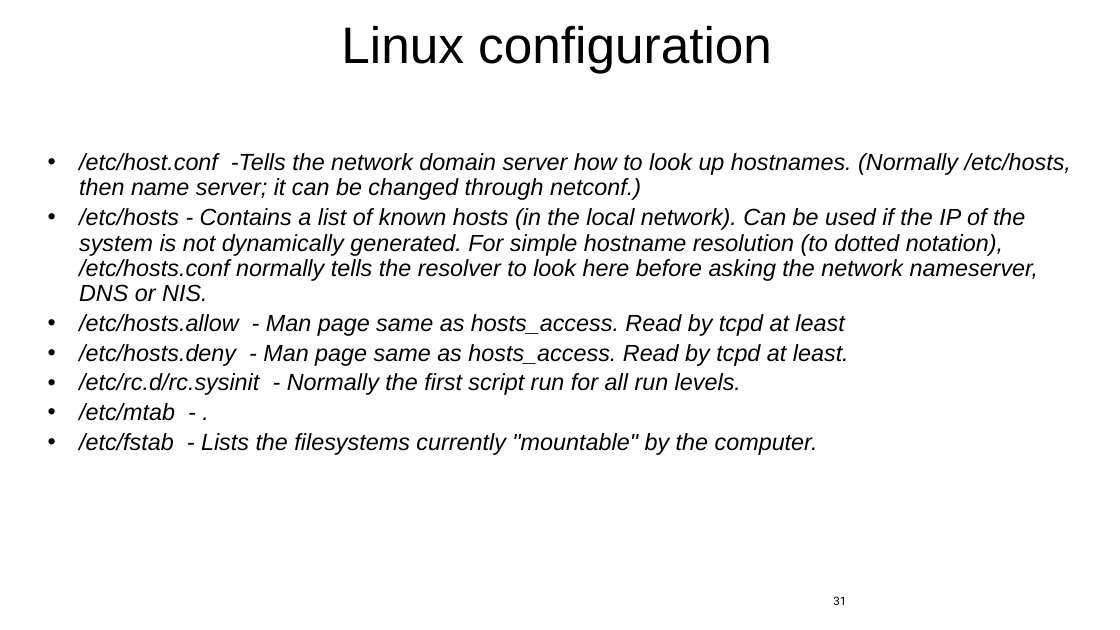
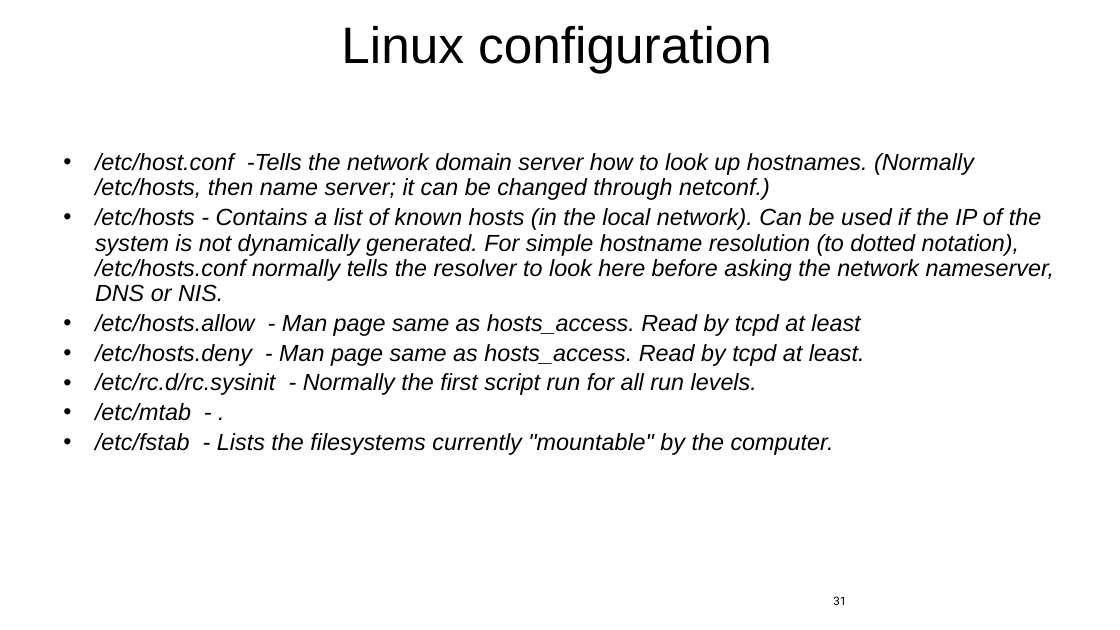
Before and after one commit to jlmucb/class_notes, a slide deck: slide 31 of IoT/pptx/IoTSoftwareNetworking.pptx. Drawn at 1120x630 pixels with LibreOffice and Linux fonts; fonts in the diff are those of the drawing. Boxes give left, top, right and bottom in pixels: in the first picture for what was removed or moved away, otherwise in the second. Text is boxed around its words. In the diff, an @@ line names an element or a change of style, - is before the commit and + after.

```diff
--- a/IoT/pptx/IoTSoftwareNetworking.pptx
+++ b/IoT/pptx/IoTSoftwareNetworking.pptx
@@ text "/etc/host.conf -Tells the network domain ..." rewrapped from [79, 153, 1071, 455] to [95, 153, 1055, 455] @@
```
Also in this commit, not shown: 17 other slides changed, 1 other file.
